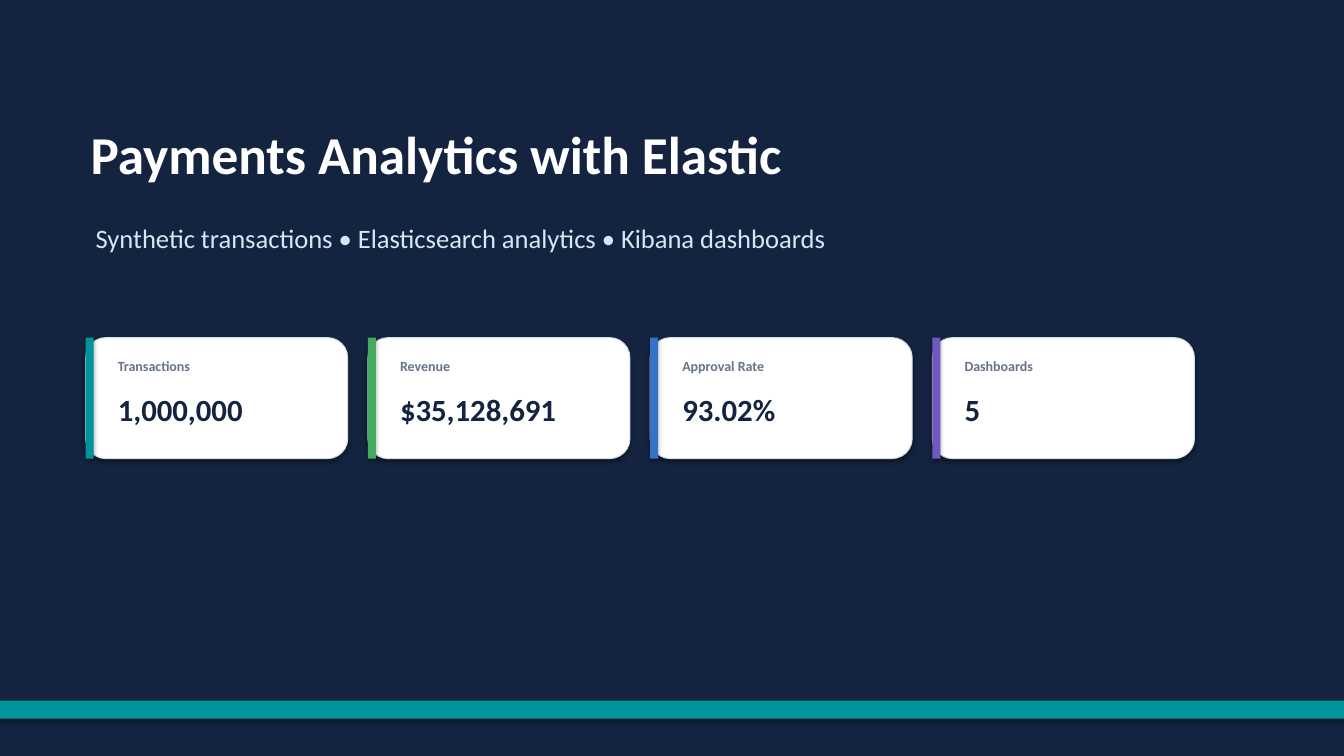
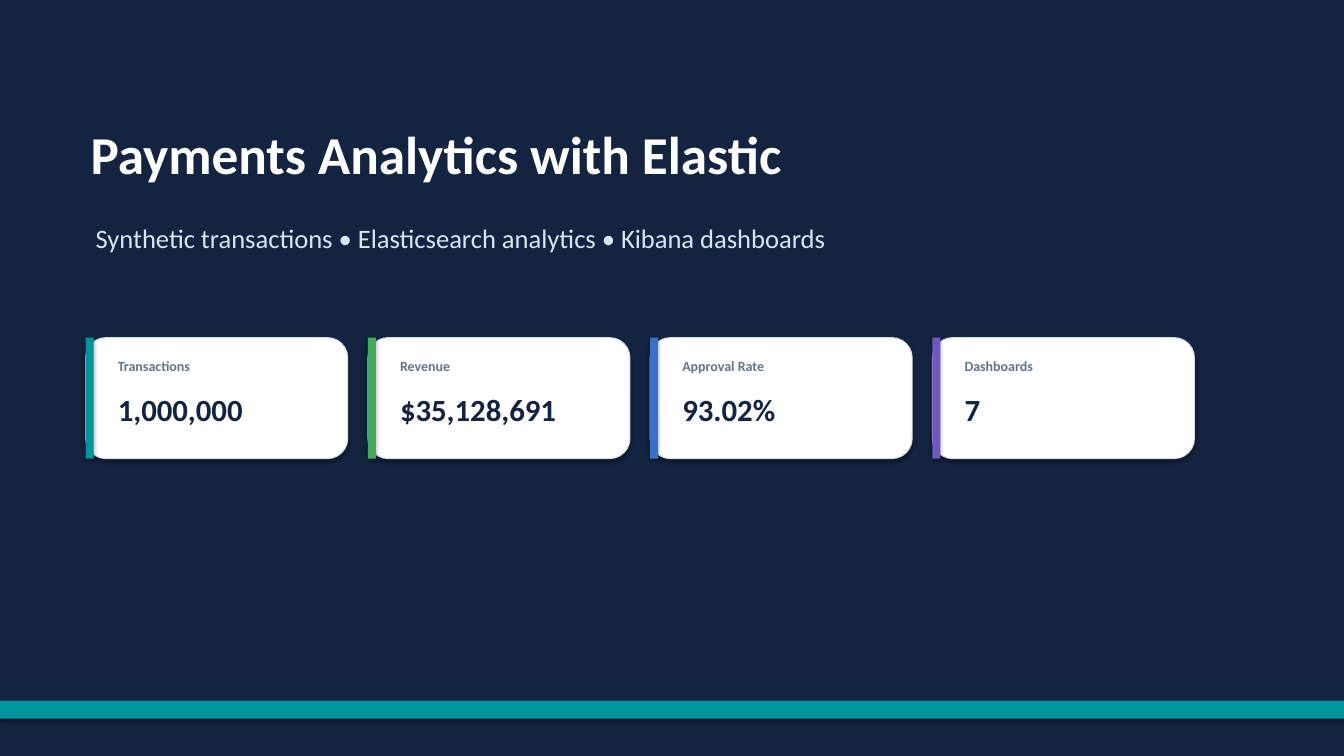
Before and after one commit to yanivbtm-git/Elastic, a slide deck: slide 1 of presentations/payments_dashboards_summary.pptx. Drawn at 1344x756 pixels with LibreOffice and Linux fonts; fonts in the diff are those of the drawing. Boxes give left, top, right and bottom in pixels: in the first picture for what was removed or moved away, otherwise in the second. Text is boxed around its words. In the diff, an @@ line names an element or a change of style, - is before the commit and + after.

```diff
--- a/presentations/payments_dashboards_summary.pptx
+++ b/presentations/payments_dashboards_summary.pptx
@@ text at (x1=965, y1=401, x2=981, y2=421): text changed @@
-5
+7
```
Also in this commit, not shown: 2 slides added.
